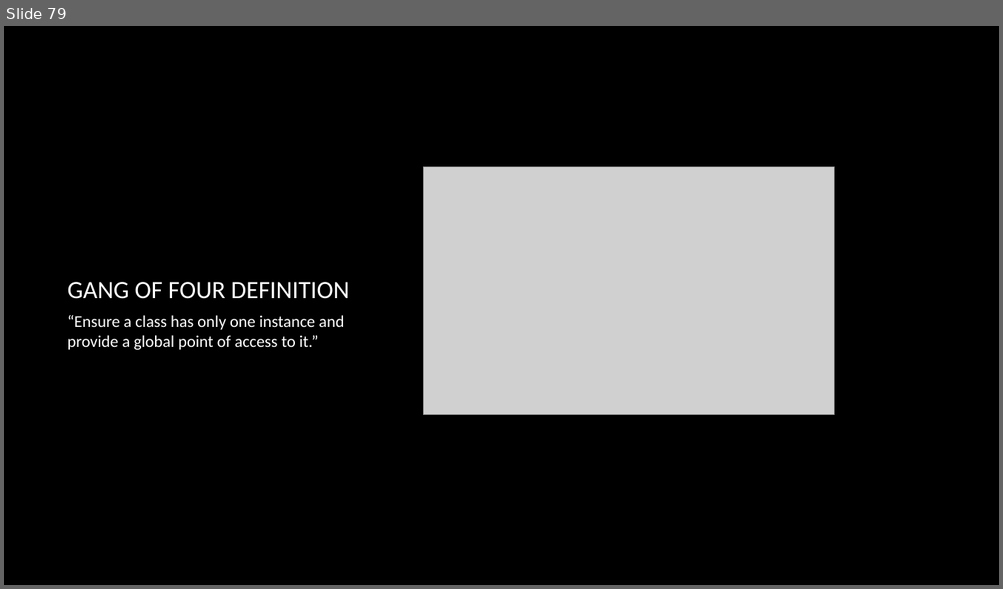
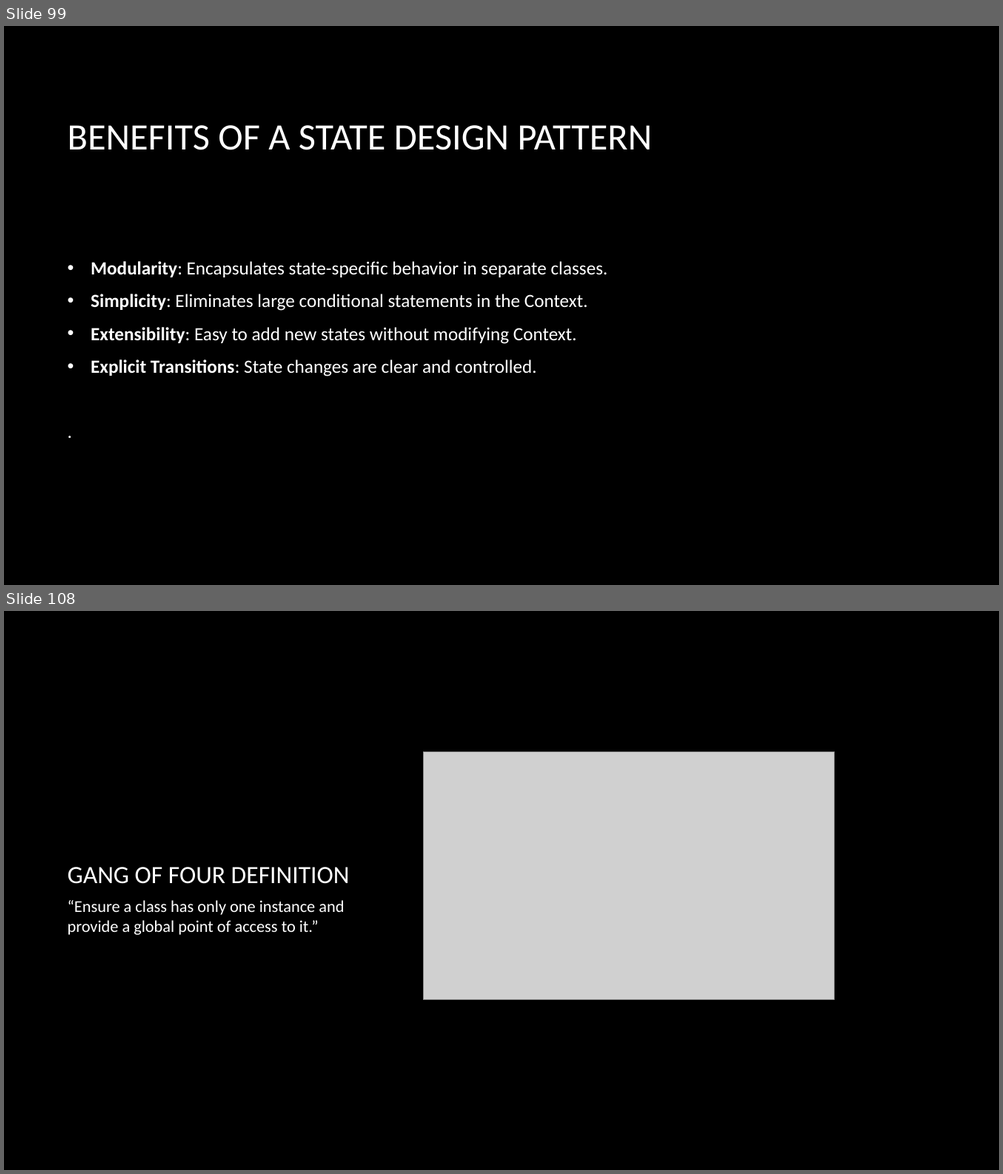
Before and after one commit to dundane/CSC360Demos, a slide deck: CSC360Demo/Design Patterns Slide Show.pptx. Shown one above the other, each under a label of ours: slide 79 before the commit, slides 99 and 108 after it; the slides between them are not shown. The pictures are 1003x589 and 1003x1174 pixels, drawn with LibreOffice and Linux fonts; fonts in the diff are those of the drawing; grey boxes stand for pictures; background and template pictures are left out. Boxes give left, top, right and bottom in pixels: in the first picture for what was removed or moved away, otherwise in the second. Text is boxed around its words. In the diff, an @@ line names an element or a change of style, - is before the commit and + after.

```diff
--- a/CSC360Demo/Design Patterns Slide Show.pptx
+++ b/CSC360Demo/Design Patterns Slide Show.pptx
@@ slide 99 added at [4,26,999,585], background picture (left out) @@
@@ title added at [68,125,652,150], 36 pt, text #FFFFFF @@
+BENEFITS OF A STATE DESIGN PATTERN
@@ text added at [91,261,608,377], 18 pt, text #FFFFFF @@
+• Modularity: Encapsulates state-specific behavior in separate classes.
+• Simplicity: Eliminates large conditional statements in the Context.
+• Extensibility: Easy to add new states without modifying Context.
+• Explicit Transitions: State changes are clear and controlled.
+.
@@ what was slide 79 is now slide 108 @@
```
Also in this commit, not shown: 28 other slides added, 1 other file.
